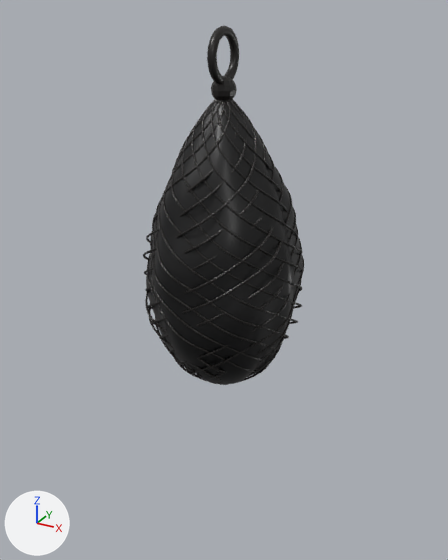
Renders of the glTF model blender/testseiten/heunetz-voll-2kg.glb from each side of a commit.
The view is the same before and after, from a camera (50 mm lens) standing at (61.9, -112.5, 120.9) and looking at (-1.7, 3.1, 63.1). The lights are fixed; the arrows at lower left show +X, +Y and +Z. The older version comes first. Where no turn or scale is listed for an object, it has been applied to the vertices.

The scene before the commit, as lines of its bpy script (objects in view):
```python
me_heu_koerper_001 = bpy.data.meshes.new('heu_koerper.001')
me_heu_koerper_001.from_pydata(...)  # 7044 vertices, 14080 faces; spans x -17.2..17.6, y -17.6..17.9, z -0.3..66.4
# faces by material slot: [7040, 7040]
me_heu_koerper_001.materials.append(mat_heu_basis)  # orange #c79a3a
me_heu_koerper_001.materials.append(mat_tinte)  # black #080809
me_netz_001 = bpy.data.meshes.new('netz.001')
me_netz_001.from_pydata(...)  # 14400 vertices, 28680 faces; spans x -17.9..18.2, y -17.8..18.2, z 0.6..65.4
me_netz_001.materials.append(mat_netz)  # black #161210
me_schlaufe_001 = bpy.data.meshes.new('schlaufe.001')
me_schlaufe_001.from_pydata(...)  # a torus around x (ring radius 4.6, tube radius 0.92) spanning x -0.92..0.92, y -5.52..5.52, z 106.72..117.76
me_schlaufe_001.materials.append(mat_netz)  # black #161210
ob_heu_koerper = bpy.data.objects.new('heu_koerper', me_heu_koerper_001)
ob_heu_koerper.location = (0.0, 0.0, 38.8)
ob_netz = bpy.data.objects.new('netz', me_netz_001)
ob_netz.location = (0.0, 0.0, 38.8)
ob_schlaufe = bpy.data.objects.new('schlaufe', me_schlaufe_001)
ob_schlaufe.location = (0.0, 0.0, 0.0)
```
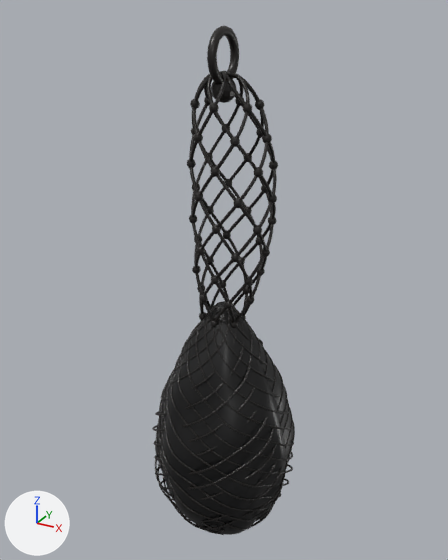
Location of each change, (x1, y1, x2, y2) in pixels of the pictures (448 x 560 px):
'heu_koerper', moved
    before: (146, 102, 303, 384)
    after: (155, 301, 294, 535)
'netz', moved
    before: (143, 99, 304, 385)
    after: (152, 302, 295, 535)
'netz_leer_oben', added (black)
    after: (189, 71, 277, 323)
'knoten_leer_oben', added
    after: (187, 97, 278, 328)

The change, as a diff of the scene's bpy script:
```diff
--- a/blender/testseiten/heunetz-voll-2kg.glb.py
+++ b/blender/testseiten/heunetz-voll-2kg.glb.py
@@ me_netz_leer_002 @@
+me_netz_leer_002.from_pydata(...)  # 8640 vertices, 17232 faces; spans x -7.3..11.6, y -7.5..7.5, z -0.4..61.5
+me_netz_leer_002.materials.append(mat_netz)  # black #161210
@@ me_knoten_leer_002 @@
+me_knoten_leer_002.from_pydata(...)  # 3348 vertices, 6480 faces; spans x -7.8..12.2, y -8.1..8.1, z 6.2..56.1
+me_knoten_leer_002.materials.append(mat_netz)  # black #161210
@@ ob_heu_koerper @@
 ob_heu_koerper = bpy.data.objects.new('heu_koerper', me_heu_koerper_001)
-ob_heu_koerper.location = (0.0, 0.0, 38.8)
+ob_heu_koerper.location = (0.0, 0.0, -7.0)
@@ ob_netz @@
 ob_netz = bpy.data.objects.new('netz', me_netz_001)
-ob_netz.location = (0.0, 0.0, 38.8)
+ob_netz.location = (0.0, 0.0, -7.0)
@@ ob_netz_leer_oben @@
+ob_netz_leer_oben = bpy.data.objects.new('netz_leer_oben', me_netz_leer_002)
+ob_netz_leer_oben.location = (0.0, 0.0, 48.1)
@@ ob_knoten_leer_oben @@
+ob_knoten_leer_oben = bpy.data.objects.new('knoten_leer_oben', me_knoten_leer_002)
+ob_knoten_leer_oben.location = (0.0, 0.0, 48.1)
```
